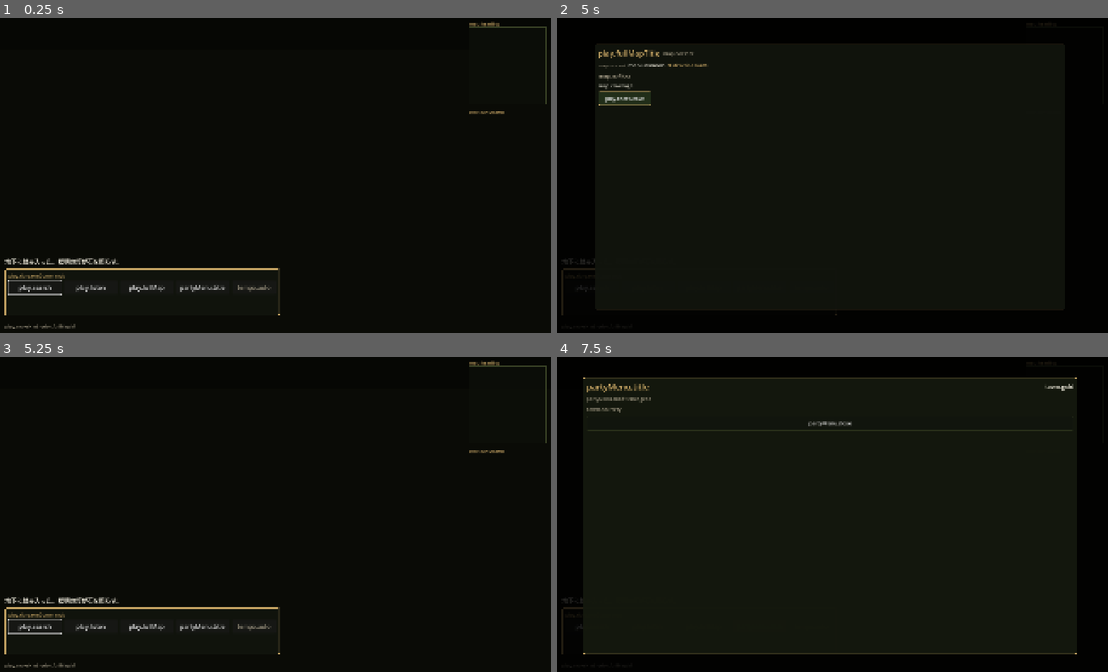
Above: before the commit, frames 1-4 (two rows, left to right).
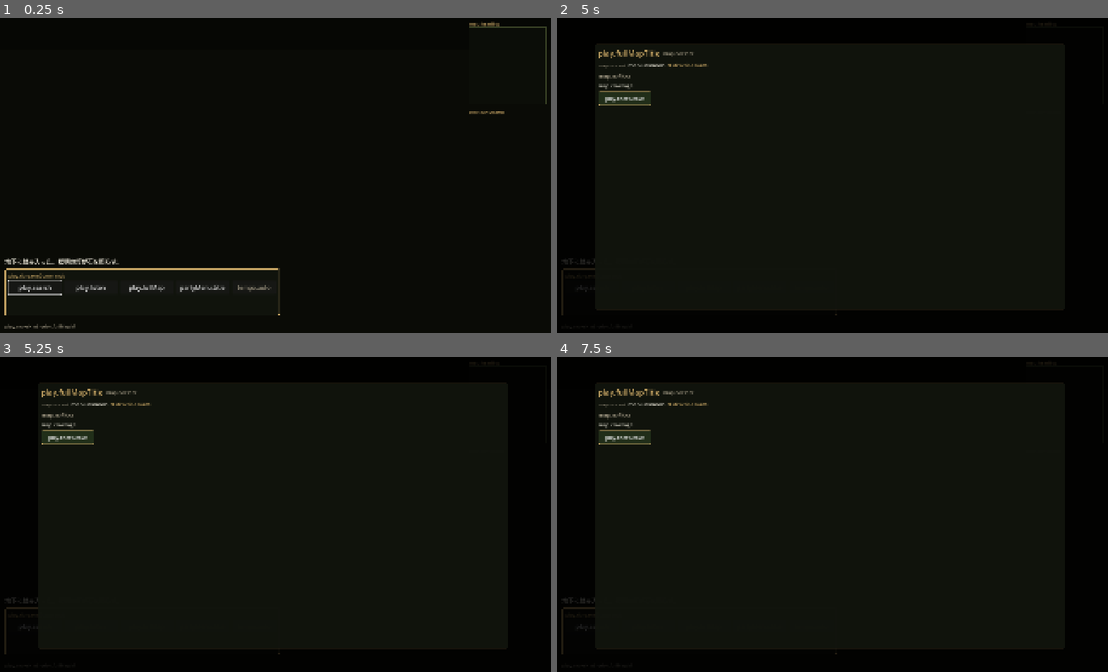
Above: after the commit, the same moments.

Repository: kino-6/black-stela
Game: Godot game, scene res://scenes/dungeon.tscn
Same seed, same stepped clock (60 frames per second), same inputs: the game is played once before the commit and once after it. This scene is started directly instead of the project's main scene.
Inputs (mouse positions are in pixels of both pictures, inside the frame that each line leads up to):
- Up to frame 1 (0.25 s): no input
- Up to frame 2 (5 s): click "play.search" at 0.5 s; click "play.search" at 1.25 s; click "play.listen" at 2 s; click "play.listen" at 2.75 s; click "play.fullMap" at 3.5 s; click "play.fullMap" at 4.25 s
- Up to frame 3 (5.25 s): click "play.chestLeave" at 5 s
- Up to frame 4 (7.5 s): click (623, 438) at 5.75 s, where only the run after the commit has a clickable "play.chestLeave"; click "tempo.auto" at 6.5 s; click "partyMenu.title" at 7.25 s

Frames 1-2 are identical in both runs. In frame 3, 2.5% of the frame differs, in the area x 0-100%, y 1-99%; in frame 4, 2.2%.
Error in both runs: Invalid access to property or key 'turn' on a base object of type 'Dictionary'. (res://scripts/rules/slice_rules.gd:173)

Commit message:
fix(core-loop): resume exploration after victory + keep the automap; add gate:play
Fixes two entangled core-loop bugs a 3-minute human playtest found on the real
Godot build while every gate stayed green (2026-07-25), plus the mechanism that
would have caught them.

- #11 auto-return after combat: result.gd:_on_return hard-coded town.tscn,
  overriding the phase="dungeon" that run_state.return_to_town() sets. Now it
  routes by phase (DungeonEntry.continue_scene): victory RESUMES exploration, a
  wipe/return still goes to town.
- #12 map resets on return: _enter_at_landing overwrote visitedCells/Rooms/
  knownExits with just the landing on EVERY dungeon entry, erasing the automap
  the rules deliberately keep (returnToTown nulls position but preserves the
  visited map). Extracted DungeonEntry.plan: a victory keeps position + map, a
  town re-descend lands at the stair but KEEPS the explored automap, only a
  fresh expedition seeds. dungeon.gd delegates to it.
- #13 Esc on the full-map modal: _close_overlays_or was defined but never
  wired, so the map could only be closed by its button. dungeon.gd:_input now
  treats the full map as modal — Cancel/M close it and it swallows movement.

gate:play (godot/tests/verify_played_loop.gd, wired into package.json and
gate:migration) locks #11/#12 against the REAL Godot scripts — the truth-gate
gate:final only plays the React reference, which is why these shipped. 12/12
green; verify_flow still green.

The mechanism and the record: docs/gates/played-build-gate.md (played-build
gate G1-G4 + process rules P1 no-deferred-visual-acceptance / P2 base-
playability-first / P3 every-hand-found-defect-earns-a-lock),
docs/reviews/2026-07-25-verdant-3min-playtest.md (all 21 findings + gate-gap
diagnosis), Improve.md IMP-030..042.

Co-Authored-By: Claude Opus 4.8 <noreply@anthropic.com>

Diff:
--- a/godot/scripts/dungeon.gd
+++ b/godot/scripts/dungeon.gd
@@ -15,6 +15,7 @@
 const CharacterStats := preload("res://scripts/rules/character_stats.gd")
 const Chests := preload("res://scripts/rules/chests.gd")
 const FloorMap := preload("res://scripts/dungeon/floor_map.gd")
+const DungeonEntry := preload("res://scripts/rules/dungeon_entry.gd")
 
 const CELL := 3.0
 const WALL_H := 3.2
@@ -67,24 +68,15 @@
 # Place the party at the floor's stair landing (world.startRoom) facing its first open way — data-driven,
 # so the same code drops into b1f (→ the authored ash-slime one step south) or verdant's g1f threshold.
 func _enter_at_landing() -> void:
-	var start_room: String = _world.get("startRoom", "room.b1f.001")
-	var cell := _cell_for_room(start_room)
-	var cell_id: String = cell.get("id", "") if not cell.is_empty() else ""
-	var open_dirs := _open_dirs(cell)
-	var facing: String = open_dirs[0] if not open_dirs.is_empty() else "south"
-
+	# Placement is decided by DungeonEntry.plan so the played-build gate can assert it: a victory RESUMES
+	# on the fight cell (position intact), a town re-descend lands at the stair but KEEPS the explored
+	# automap, and only a brand-new expedition seeds fresh. Overwriting the map on every entry was the
+	# #12 "map resets on return" bug.
 	_state["phase"] = "dungeon"
 	_state["combat"] = null
-	_state["position"] = {"cellId": cell_id, "roomId": start_room, "facing": facing}
-	var map: Dictionary = _state.get("map", {})
-	map["floorId"] = _world.get("startDungeon", "dungeon.b1f")
-	map["currentCellId"] = cell_id
-	map["currentRoomId"] = start_room
-	map["currentFacing"] = facing
-	map["visitedCells"] = [cell_id]
-	map["visitedRooms"] = [start_room]
-	map["knownExits"] = {start_room: open_dirs}
-	_state["map"] = map
+	var plan: Dictionary = DungeonEntry.plan(_state, _world)
+	_state["position"] = plan["position"]
+	_state["map"] = plan["map"]
 
 func _cell_for_room(room_id: String) -> Dictionary:
 	for dungeon in _world.get("dungeons", []):
@@ -305,6 +297,14 @@
 # --- input: arrows OWN movement (consume them so they don't move dock focus); dock owns confirm ----
 func _input(event: InputEvent) -> void:
 	if _busy:
+		return
+	# The full-floor map is a MODAL overlay: Cancel (Esc) or M closes it, and it swallows every other key
+	# so the party never walks while the player is reading the map. Esc did nothing here before —
+	# `_close_overlays_or` was defined but never wired, so the map could only be dismissed by its button.
+	if _full_map and is_instance_valid(_full_map):
+		if event.is_action_pressed("cancel") or event.is_action_pressed("full_map"):
+			_toggle_full_map()
+		get_viewport().set_input_as_handled()
 		return
 	if event.is_action_pressed("turn_left"):
 		_apply(SliceRules.resolve(_state, {"type": "turn_left"}, _world, _engine))
--- a/godot/scripts/result.gd
+++ b/godot/scripts/result.gd
@@ -17,6 +17,8 @@
 
 var _result: Dictionary = {}
 var _party: Array = []
+const DungeonEntry := preload("res://scripts/rules/dungeon_entry.gd")
+
 var _run: Node = null
 var _world: Dictionary = {}
 var _world_id: String = "default"
@@ -188,7 +190,11 @@
 	return "gate"
 
 func _on_return() -> void:
-	get_tree().change_scene_to_file("res://scenes/town.tscn")
+	# Route by phase, not always town. A VICTORY leaves phase="dungeon" (run_state.return_to_town clears
+	# combat but keeps the party mid-floor), so "続ける" RESUMES exploration — hard-coding town.tscn here
+	# was the #11 auto-return-after-combat bug. A wipe / expedition-end leaves phase="town".
+	var phase := String((_run.state as Dictionary).get("phase", "")) if _run else ""
+	get_tree().change_scene_to_file(DungeonEntry.continue_scene(phase))
 
 func _unhandled_input(event: InputEvent) -> void:
 	# There is nothing behind a result but the walk back, so Cancel resolves the same way Confirm does
--- /dev/null
+++ b/godot/scripts/rules/dungeon_entry.gd
@@ -0,0 +1,89 @@
+extends RefCounted
+## How the party is placed when the dungeon scene is (re)entered. Extracted from dungeon.gd so the
+## played-build gate (verify_played_loop.gd) can assert it headlessly — this is where two core-loop
+## bugs from the 2026-07-25 playtest were fixed:
+##
+##   #11 auto-return after combat — victory routed through result → town. The fix routes by phase
+##       (see `continue_scene`); this module makes the RESUME land correctly instead of teleporting.
+##   #12 map reset on return — `_enter_at_landing` overwrote visitedCells/Rooms/knownExits with just
+##       the landing on EVERY entry, erasing the automap the rules deliberately keep. (rulesEngine
+##       `returnToTown` sets position=null but preserves the visited map — the automap is the party's
+##       permanent record.)
+##
+## The deciding signal is `position`:
+##   - VICTORY RESUME: run_state.return_to_town() clears combat but LEAVES position on the fight cell.
+##     A non-null position.cellId means "resume exactly where we were" (any floor) — keep both.
+##   - FRESH LANDING: rules `returnToTown` nulled the position, so we place the party at the floor's
+##     stair landing. The visited automap is KEPT (unioned with the landing) when it belongs to this
+##     floor, and only reseeded when the persisted map is for a different floor / a brand-new run.
+
+const PASSAGE_KINDS := ["open", "door", "one_way"]
+
+## Returns {"position": {...}, "map": {...}} for a dungeon (re)entry.
+static func plan(state: Dictionary, world: Dictionary) -> Dictionary:
+	var pos: Dictionary = state.get("position", {}) if typeof(state.get("position", null)) == TYPE_DICTIONARY else {}
+	# Victory resume: position is still on the fight cell (combat cleared but position left intact).
+	if String(pos.get("cellId", "")) != "":
+		return {"position": pos, "map": state.get("map", {})}
+
+	# Fresh landing at the world's first floor.
+	var start_room: String = world.get("startRoom", "room.b1f.001")
+	var start_dungeon: String = world.get("startDungeon", "dungeon.b1f")
+	var cell := cell_for_room(world, start_room)
+	var cell_id: String = String(cell.get("id", "")) if not cell.is_empty() else ""
+	var open_dirs := open_dirs_for(cell)
+	var facing: String = String(open_dirs[0]) if not open_dirs.is_empty() else "south"
+
+	var persisted: Dictionary = state.get("map", {}) if typeof(state.get("map", null)) == TYPE_DICTIONARY else {}
+	var keep_automap: bool = String(persisted.get("floorId", "")) == start_dungeon \
+		and not (persisted.get("visitedCells", []) as Array).is_empty()
+
+	var map: Dictionary
+	if keep_automap:
+		# Re-descend to a floor we already mapped: keep the automap, just re-mark the landing + here.
+		map = persisted.duplicate(true)
+		map["visitedCells"] = _with(map.get("visitedCells", []), cell_id)
+		map["visitedRooms"] = _with(map.get("visitedRooms", []), start_room)
+		var exits: Dictionary = map.get("knownExits", {})
+		exits[start_room] = open_dirs
+		map["knownExits"] = exits
+	else:
+		# Brand-new expedition, or a different floor than the automap holds: seed fresh.
+		map = {
+			"visitedCells": [cell_id] if cell_id != "" else [],
+			"visitedRooms": [start_room],
+			"knownExits": {start_room: open_dirs},
+		}
+	map["floorId"] = start_dungeon
+	map["currentCellId"] = cell_id
+	map["currentRoomId"] = start_room
+	map["currentFacing"] = facing
+	return {"position": {"cellId": cell_id, "roomId": start_room, "facing": facing}, "map": map}
+
+## After a combat concludes, which scene continues the game. Victory leaves phase="dungeon" (resume
+## exploration); a wipe/return leaves phase="town".
+static func continue_scene(phase: String) -> String:
+	return "res://scenes/dungeon.tscn" if phase == "dungeon" else "res://scenes/town.tscn"
+
+static func cell_for_room(world: Dictionary, room_id: String) -> Dictionary:
+	for dungeon in world.get("dungeons", []):
+		for cell in (dungeon.get("grid", {}) as Dictionary).get("cells", []):
+			if cell.get("roomId", "") == room_id:
+				return cell
+	return {}
+
+static func open_dirs_for(cell: Dictionary) -> Array:
+	var out := []
+	for dir in ["north", "east", "south", "west"]:
+		if is_passage(cell.get("edges", {}).get(dir, null)):
+			out.append(dir)
+	return out
+
+static func is_passage(edge: Variant) -> bool:
+	return typeof(edge) == TYPE_DICTIONARY and edge.get("kind", "") in PASSAGE_KINDS
+
+static func _with(arr: Array, value: String) -> Array:
+	var out := arr.duplicate()
+	if value != "" and not out.has(value):
+		out.append(value)
+	return out
--- /dev/null
+++ b/godot/tests/verify_played_loop.gd
@@ -0,0 +1,91 @@
+extends SceneTree
+## gate:play (foundation) — locks the core-loop flow decisions the 2026-07-25 playtest found broken,
+## asserted against the REAL Godot scripts (not the React reference the truth-gate runs). See
+## docs/gates/played-build-gate.md. This first slice covers the two entangled core-loop bugs:
+##
+##   #11 auto-return after combat  → DungeonEntry.continue_scene(phase) + a victory-state resume
+##   #12 map resets on return      → DungeonEntry.plan keeps the explored automap on re-entry
+##
+## It exercises the pure decider AND the dungeon scene script that delegates to it, so reverting either
+## goes red. Run: godot --headless --path godot/ --script res://tests/verify_played_loop.gd
+
+const DungeonEntry := preload("res://scripts/rules/dungeon_entry.gd")
+const Dungeon := preload("res://scripts/dungeon.gd")
+
+var _fail := 0
+
+func _initialize() -> void:
+	var world: Dictionary = _read("res://data/worlds/default.json").get("world", {})
+	var landing := String(DungeonEntry.cell_for_room(world, world.get("startRoom", "")).get("id", ""))
+	_check(landing != "", "world exposes a landing cell for its startRoom")
+
+	_test_fresh_seeds_at_landing(world, landing)
+	_test_victory_resume_keeps_position_and_map(world)
+	_test_town_redescend_keeps_automap(world, landing)
+	_test_continue_routes_by_phase()
+	_test_dungeon_script_delegates(world)
+
+	print("[played-loop] %s (%d failures)" % ["PASS" if _fail == 0 else "FAIL", _fail])
+	quit(_fail)
+
+# A brand-new expedition (no prior position/map) lands at the stair and seeds a one-cell automap.
+func _test_fresh_seeds_at_landing(world: Dictionary, landing: String) -> void:
+	var plan: Dictionary = DungeonEntry.plan({}, world)
+	_check(String((plan["position"] as Dictionary).get("cellId", "")) == landing, "fresh: placed at landing")
+	_check((plan["map"] as Dictionary).get("visitedCells", []) == [landing], "fresh: automap seeded with the landing only")
+
+# #11 — after a victory, position is left on the fight cell; resuming must NOT move the party or wipe the map.
+func _test_victory_resume_keeps_position_and_map(world: Dictionary) -> void:
+	var explored := ["cell.b1f.001", "cell.b1f.002", "cell.b1f.003"]
+	var state := {
+		"position": {"cellId": "cell.b1f.003", "roomId": "room.b1f.003", "facing": "north"},
+		"map": {"floorId": world.get("startDungeon", ""), "visitedCells": explored.duplicate(), "visitedRooms": ["room.b1f.003"], "knownExits": {}},
+	}
+	var plan: Dictionary = DungeonEntry.plan(state, world)
+	_check(String((plan["position"] as Dictionary).get("cellId", "")) == "cell.b1f.003", "victory: party stays on the fight cell (no teleport to the entrance)")
+	_check((plan["map"] as Dictionary).get("visitedCells", []) == explored, "victory: the automap is untouched on resume")
+
+# #12 — returning to town nulls the position but the rules keep visitedCells; re-descending must land at
+# the stair yet PRESERVE the explored automap instead of wiping it to the single landing cell.
+func _test_town_redescend_keeps_automap(world: Dictionary, landing: String) -> void:
+	var explored := ["cell.b1f.001", "cell.b1f.002", "cell.b1f.explored"]
+	var state := {
+		"position": null,  # rulesEngine.returnToTown leaves position null but keeps the map
+		"map": {"floorId": world.get("startDungeon", ""), "visitedCells": explored.duplicate(), "visitedRooms": ["room.b1f.002"], "knownExits": {}},
+	}
+	var plan: Dictionary = DungeonEntry.plan(state, world)
+	_check(String((plan["position"] as Dictionary).get("cellId", "")) == landing, "re-descend: placed back at the stair landing")
+	var visited: Array = (plan["map"] as Dictionary).get("visitedCells", [])
+	_check(visited.has("cell.b1f.explored"), "re-descend: the explored automap is KEPT, not reset (#12)")
+	_check(visited.has(landing), "re-descend: the landing is marked too")
+
+# #11 — the post-combat destination follows the phase: victory=dungeon (resume), otherwise town.
+func _test_continue_routes_by_phase() -> void:
+	_check(DungeonEntry.continue_scene("dungeon").ends_with("dungeon.tscn"), "victory (phase=dungeon) resumes exploration, not town (#11)")
+	_check(DungeonEntry.continue_scene("town").ends_with("town.tscn"), "wipe/return (phase=town) goes to town")
+
+# The dungeon SCENE SCRIPT must actually delegate to the decider — instantiate it and drive _enter_at_landing.
+func _test_dungeon_script_delegates(world: Dictionary) -> void:
+	var d: Object = Dungeon.new()
+	d.set("_world", world)
+	d.set("_state", {
+		"position": null,
+		"map": {"floorId": world.get("startDungeon", ""), "visitedCells": ["cell.b1f.kept"], "visitedRooms": [], "knownExits": {}},
+	})
+	d.call("_enter_at_landing")
+	var st: Dictionary = d.get("_state")
+	_check(String(st.get("phase", "")) == "dungeon", "dungeon: entry sets phase=dungeon")
+	_check((st.get("map", {}) as Dictionary).get("visitedCells", []).has("cell.b1f.kept"), "dungeon: _enter_at_landing keeps the automap via DungeonEntry (#12 lock)")
+	if d is Node:
+		(d as Node).free()
+
+func _check(ok: bool, label: String) -> void:
+	if ok:
+		print("[played-loop] ok: %s" % label)
+	else:
+		push_error("[played-loop] FAIL: %s" % label)
+		_fail += 1
+
+func _read(path: String) -> Dictionary:
+	var parsed: Variant = JSON.parse_string(FileAccess.get_file_as_string(path))
+	return parsed if typeof(parsed) == TYPE_DICTIONARY else {}
Not shown, changed: Improve.md
Not shown, added: docs/gates/played-build-gate.md
Not shown, added: docs/reviews/2026-07-25-verdant-3min-playtest.md
Not shown, changed: package.json
